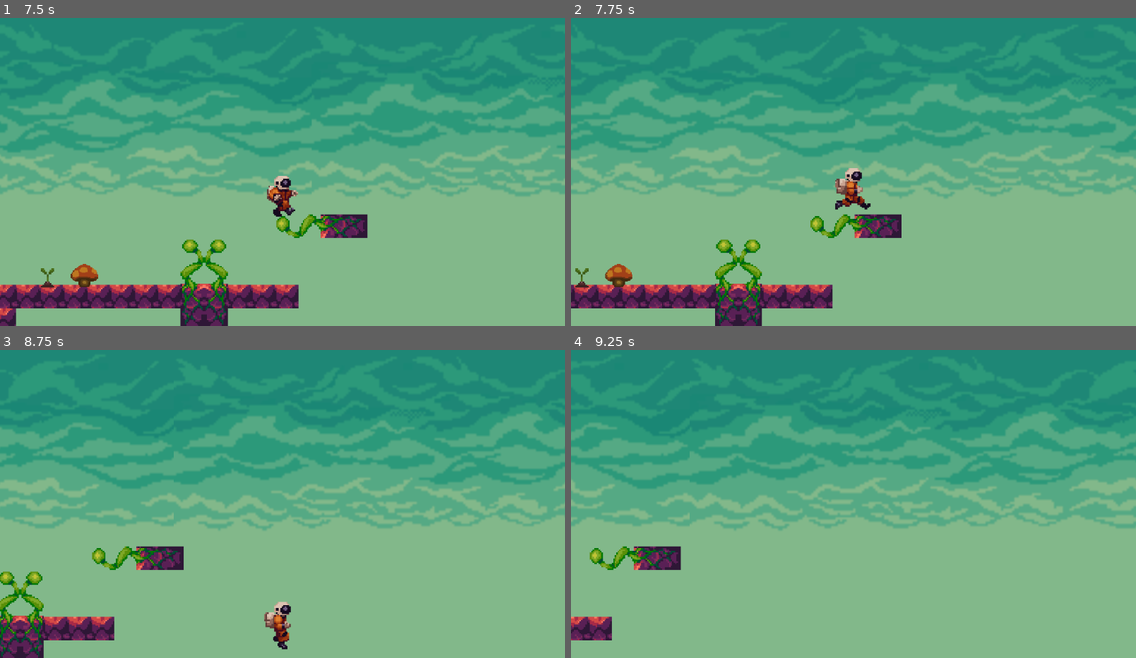
Above: before the commit, frames 1-4 (two rows, left to right).
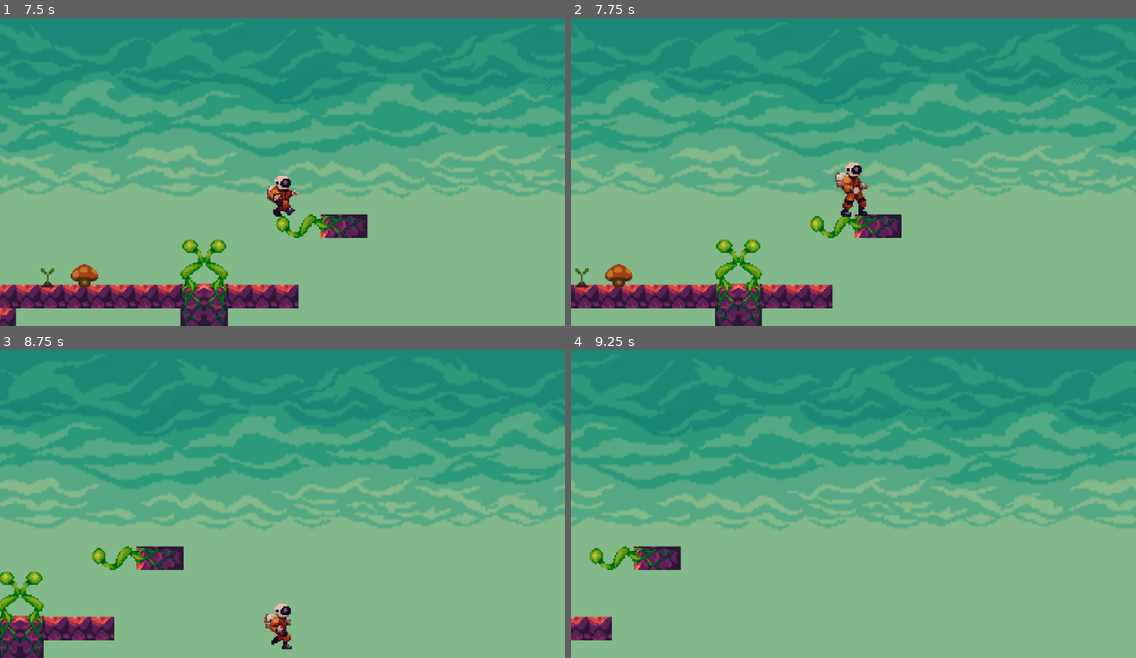
Above: after the commit, the same moments.

Repository: Eggsquisite/Regrowth
Game: Godot game, scene res://Levels/Level1.tscn
Same seed, same stepped clock (60 frames per second), same inputs: the game is played once before the commit and once after it.
Inputs:
- Up to frame 1 (7.5 s): hold D (right) 0.53-2.03 s; tap E (interact) every 0.75 s from 0.6 to 7.35 s; tap Space (jump) at 0.77, 1.52, 3.02, 3.77, 4.52, 6.02, 6.77 s; hold A (left) 2.03-4.28 s; hold D (right) from 4.28 s (still down)
- Up to frame 2 (7.75 s): keep holding D (right); tap Space (jump) at 7.52 s
- Up to frame 3 (8.75 s): release D (right) at 8.03 s; hold A (left) from 8.03 s (still down); tap E (interact) at 8.1 s
- Up to frame 4 (9.25 s): keep holding A (left); tap E (interact) at 8.85 s; tap Space (jump) at 9.02 s

Frame 1 is identical in both runs. In frame 2, 0.7% of the frame differs, in the area x 46-54%, y 46-65%; in frame 3, 0.4%; in frame 4, nothing differs.

Commit message:
Removed timer from player animation, used signal from animation player node instead

Diff:
--- a/Levels/Level1.tscn
+++ b/Levels/Level1.tscn
@@ -11,6 +11,7 @@
 scale = Vector2( 2, 2 )
 tile_set = ExtResource( 2 )
 cell_size = Vector2( 16, 16 )
+collision_layer = 2147483656
 format = 1
 tile_data = PoolIntArray( 917534, -2147483647, 0, 917535, -2147483647, 65536, 917536, -2147483647, 131072, 917537, -214 …(655 unchanged characters)…
 
--- a/Player/Player.gd
+++ b/Player/Player.gd
@@ -12,10 +12,6 @@
 var isCrouching = false
 var inRange = false
 var isInteracting = false
-
-
-func _ready():
-	pass # Replace with function body.
 
 
 func _physics_process(delta):
@@ -89,11 +85,9 @@
 
 func Interact():
 	if inRange and Input.is_action_just_pressed("interact") and is_on_floor() and not isInteracting:
-		print("Interacting")
 		isInteracting = true
 	elif inRange and Input.is_action_just_pressed("interact") and isInteracting:
 		isInteracting = false
-		print("no")
 
 
 func InRange(value):
--- a/Player/PlayerAnimation.gd
+++ b/Player/PlayerAnimation.gd
@@ -9,24 +9,28 @@
 func _on_Player_animate(motion, interacting, is_on_floor):
 	if motion.y < 0:
 		play("jump")
-		walkReady = false
-		inAir = true
+		Walk(false)
+		InAir(true)
+		Crouching(false)
+
 	elif motion.y > 0 and inAir:
 		play("landing")
+
 	elif is_on_floor and inAir:
 		play("land")
-		inAir = false
-		$Timer.start()
+		InAir(false)
+
 	elif motion.x != 0 and walkReady:
 		play("run")
+		Crouching(false)
+
 	elif interacting and walkReady:
 		play("crouch")
-		crouched = true
+		Crouching(true)
+
 	elif not interacting and crouched:
 		play("uncrouch")
-		crouched = false
-		# doesnt work, gets overwritten by idle
-	elif walkReady:
+	elif walkReady and not crouched:
 		play("idle")
 
 	if motion.x > 0:
@@ -35,6 +39,16 @@
 		flip_h = true
 
 
-func _on_Timer_timeout():
-	walkReady = true
-	$Timer.stop()
+func _on_PlayerAnimation_animation_finished():
+	if animation == "land":
+		Walk(true)
+	elif animation == "uncrouch":
+		Crouching(false)
+
+
+func Crouching(value):
+	crouched = value
+func InAir(value):
+	inAir = value
+func Walk(value):
+	walkReady = value
--- a/Player/PlayerAnimation.tscn
+++ b/Player/PlayerAnimation.tscn
@@ -42,6 +42,11 @@
 "name": "landing",
 "speed": 5.0
 }, {
+"frames": [ ExtResource( 2 ), ExtResource( 6 ), ExtResource( 12 ) ],
+"loop": false,
+"name": "uncrouch",
+"speed": 8.0
+}, {
 "frames": [ ExtResource( 19 ), ExtResource( 20 ), ExtResource( 19 ), ExtResource( 22 ) ],
 "loop": false,
 "name": "land",
@@ -51,11 +56,6 @@
 "loop": true,
 "name": "run",
 "speed": 7.0
-}, {
-"frames": [ ExtResource( 2 ), ExtResource( 6 ), ExtResource( 12 ) ],
-"loop": false,
-"name": "uncrouch",
-"speed": 8.0
 }, {
 "frames": [ ExtResource( 12 ), ExtResource( 6 ), ExtResource( 2 ) ],
 "loop": false,
@@ -71,7 +71,4 @@
 frame = 3
 playing = true
 script = ExtResource( 18 )
-
-[node name="Timer" type="Timer" parent="."]
-wait_time = 0.25
-[connection signal="timeout" from="Timer" to="." method="_on_Timer_timeout"]
+[connection signal="animation_finished" from="." to="." method="_on_PlayerAnimation_animation_finished"]
--- a/project.godot
+++ b/project.godot
@@ -81,6 +81,7 @@
 2d_physics/layer_1="Player"
 2d_physics/layer_2="Interactables"
 2d_physics/layer_3="Mushroom"
+2d_physics/layer_4="Ground"
 
 [rendering]
 
